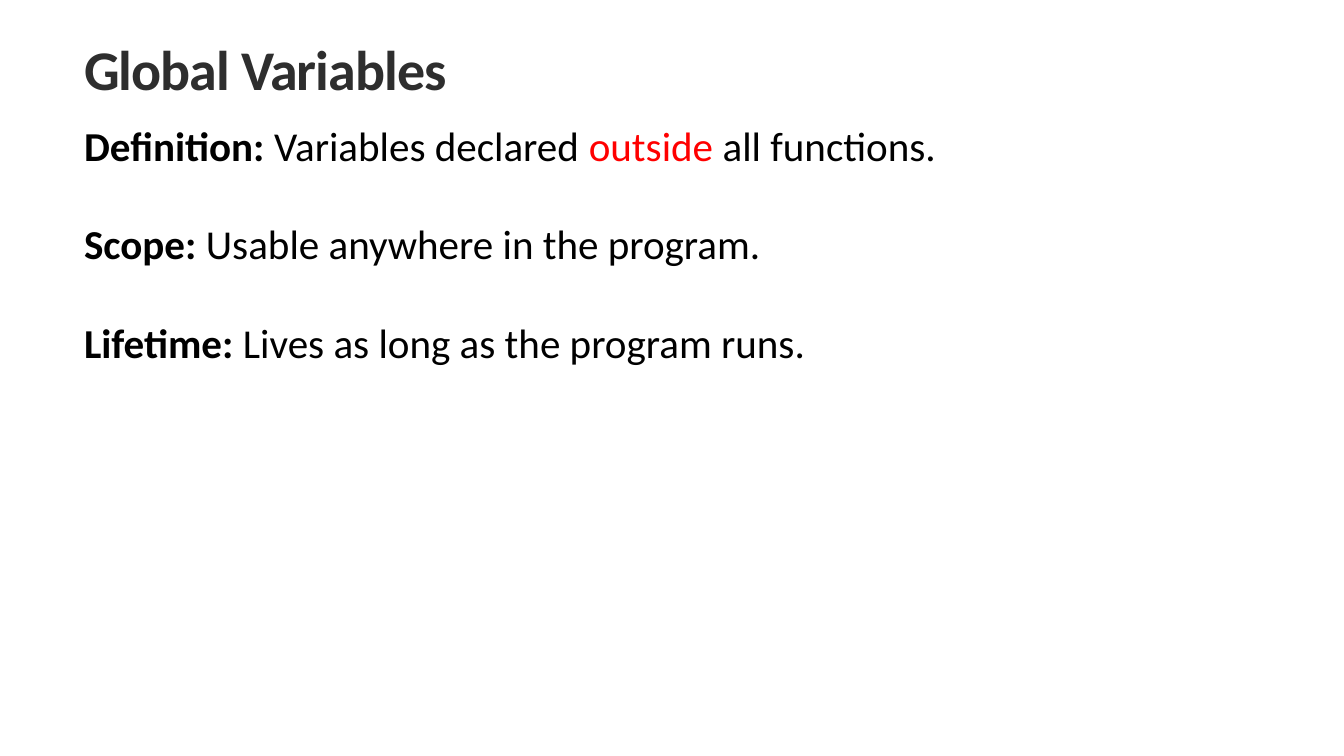
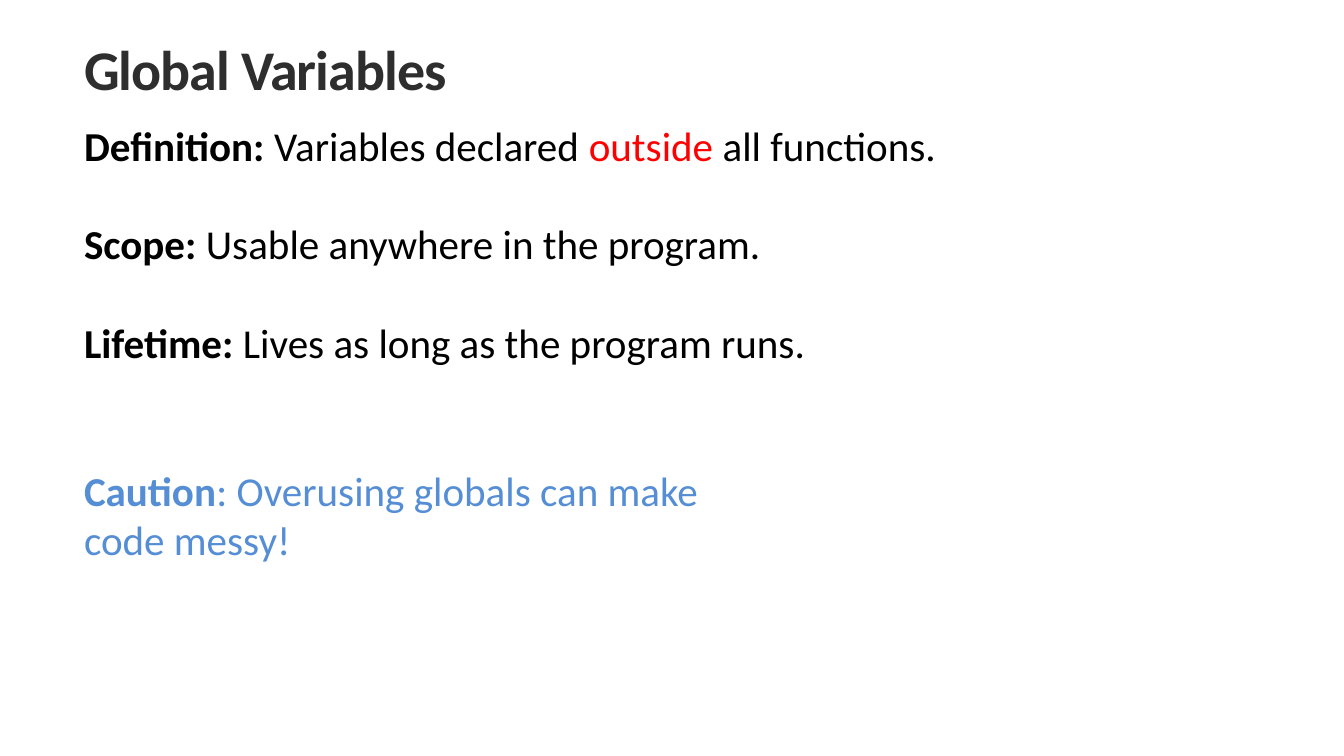
Before and after one commit to UKhayam/Programming-Fundamentals, a slide deck: slide 15 of PF-Lecture-08.pptx. Drawn at 1344x756 pixels with LibreOffice and Linux fonts; fonts in the diff are those of the drawing. Boxes give left, top, right and bottom in pixels: in the first picture for what was removed or moved away, otherwise in the second. Text is boxed around its words. In the diff, an @@ line names an element or a change of style, - is before the commit and + after.

```diff
--- a/PF-Lecture-08.pptx
+++ b/PF-Lecture-08.pptx
@@ text at box(84, 477, 698, 562): paragraph added @@
+Caution: Overusing globals can make
+code messy!
```
Also in this commit, not shown: 4 other slides changed, 6 slides added.
